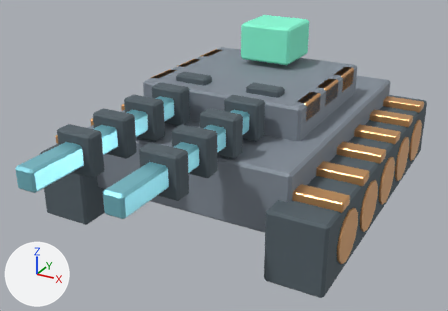
Renders of the Blender file assets/blender/boss-rail.blend from each side of a commit.
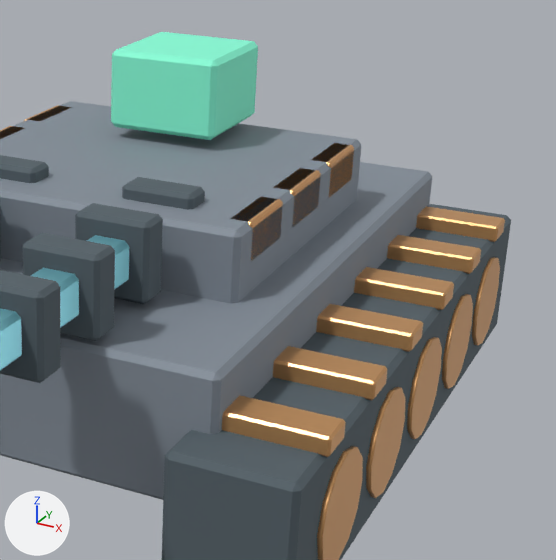
Each version is shown whole from a camera (50 mm lens) standing at (3.87, -7.96, 4.31) and looking at (0.05, -1.02, 0.85), then close up on the part from 42% to 100% of the width and 0% to 84% of the height. Lighting does not change. The marker at lower left points along +X, +Y and +Z. The older version's two pictures come first.

Names of what the first close-up shows: 'Chassis', 'Coil.006', 'Coil.007', 'Coil.008', 'Core', 'Detail armored wheel.005', 'Rail.001', 'Track.001', 'Tread.006', 'Tread.007', 'Tread.008', 'TurretArmor' and 14 more.
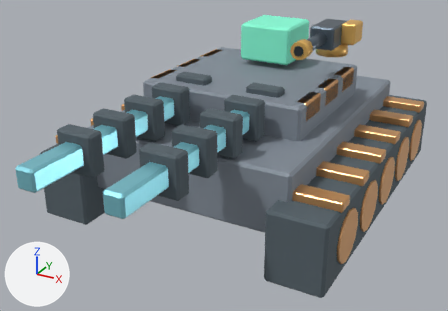
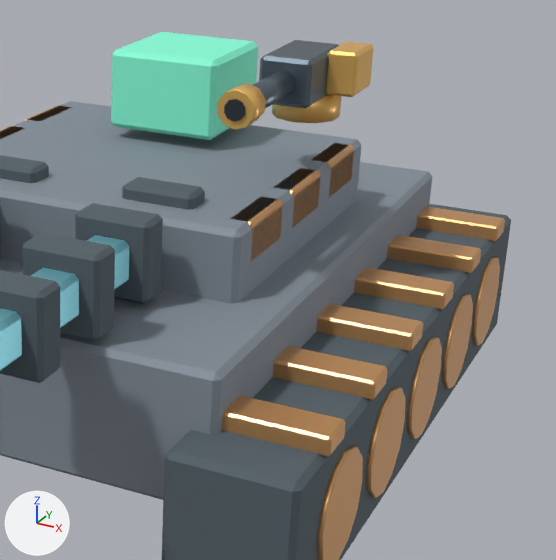
The change, as a list of edits to the scene's bpy script:
```text
Add ob_auxiliary_muzzle_bore:
    ob_auxiliary_muzzle_bore = bpy.data.objects.new('Auxiliary muzzle bore', me_cylinder_013)  # a 10-sided cylinder along z spanning x -0.0618..0.0618, y -0.065..0.065, z -0.006..0.006; in mat_auxiliarybore (dark grey #2c3238)
    ob_auxiliary_muzzle_bore.parent = ob_lightgun
    ob_auxiliary_muzzle_bore.location = (0.0, -1.242, 0.1)
    ob_auxiliary_muzzle_bore.rotation_euler = (1.571, 0.0, 0.0)  # degrees (90, 0, 0)
Add ob_lightgun:
    ob_lightgun = bpy.data.objects.new('LightGun', None)
    ob_lightgun.parent = ob_turret
    ob_lightgun.location = (1.05, 0.3, 1.15)
Add ob_auxiliary_muzzle_brake:
    ob_auxiliary_muzzle_brake = bpy.data.objects.new('Auxiliary muzzle brake', me_cylinder_012)  # a 10-sided cylinder along z spanning x -0.109..0.109, y -0.115..0.115, z -0.095..0.095; in mat_auxiliarytrim (orange #f3c26c)
    ob_auxiliary_muzzle_brake.parent = ob_lightgun
    ob_auxiliary_muzzle_brake.location = (0.0, -1.14, 0.1)
    ob_auxiliary_muzzle_brake.rotation_euler = (1.571, 0.0, 0.0)  # degrees (90, 0, 0)
Add ob_auxiliary_barrel:
    ob_auxiliary_barrel = bpy.data.objects.new('Auxiliary barrel', me_cylinder_011)  # a 10-sided cylinder along z spanning x -0.076..0.076, y -0.08..0.08, z -0.5..0.5; in mat_auxiliarysteel (greyish blue #65737e)
    ob_auxiliary_barrel.parent = ob_lightgun
    ob_auxiliary_barrel.location = (0.0, -0.73, 0.1)
    ob_auxiliary_barrel.rotation_euler = (1.571, 0.0, 0.0)  # degrees (90, 0, 0)
Add ob_auxiliary_belt_box:
    ob_auxiliary_belt_box = bpy.data.objects.new('Auxiliary belt box', me_cube_044)  # 24 vertices, 26 faces; spans x -0.1..0.1, y -0.175..0.175, z -0.14..0.14; in mat_auxiliarytrim (orange #f3c26c)
    ob_auxiliary_belt_box.parent = ob_lightgun
    ob_auxiliary_belt_box.location = (0.26, 0.02, 0.12)
Add ob_auxiliary_receiver:
    ob_auxiliary_receiver = bpy.data.objects.new('Auxiliary receiver', me_cube)  # 24 vertices, 26 faces; spans x -0.17..0.17, y -0.3..0.3, z -0.15..0.15; in mat_auxiliarysteel (greyish blue #65737e)
    ob_auxiliary_receiver.parent = ob_lightgun
    ob_auxiliary_receiver.location = (0.0, -0.16, 0.1)
Add ob_auxiliary_swivel:
    ob_auxiliary_swivel = bpy.data.objects.new('Auxiliary swivel', me_cylinder_010)  # a 10-sided cylinder along z spanning x -0.209..0.209, y -0.22..0.22, z -0.085..0.085; in mat_auxiliarytrim (orange #f3c26c)
    ob_auxiliary_swivel.parent = ob_lightgun
    ob_auxiliary_swivel.location = (0.0, 0.0, -0.12)
```

Location of each change, (x1, y1, x2, y2) in pixels of the close-ups (556 x 560 px):
'Auxiliary receiver', added
    after: (259, 40, 339, 109)
'Auxiliary belt box', added (orange)
    after: (326, 42, 373, 97)
'Auxiliary muzzle brake', added (orange)
    after: (217, 83, 266, 130)
'Auxiliary swivel', added (orange)
    after: (272, 94, 341, 123)
'Auxiliary barrel', added
    after: (253, 70, 295, 108)
'Auxiliary muzzle bore', added
    after: (224, 99, 245, 122)
